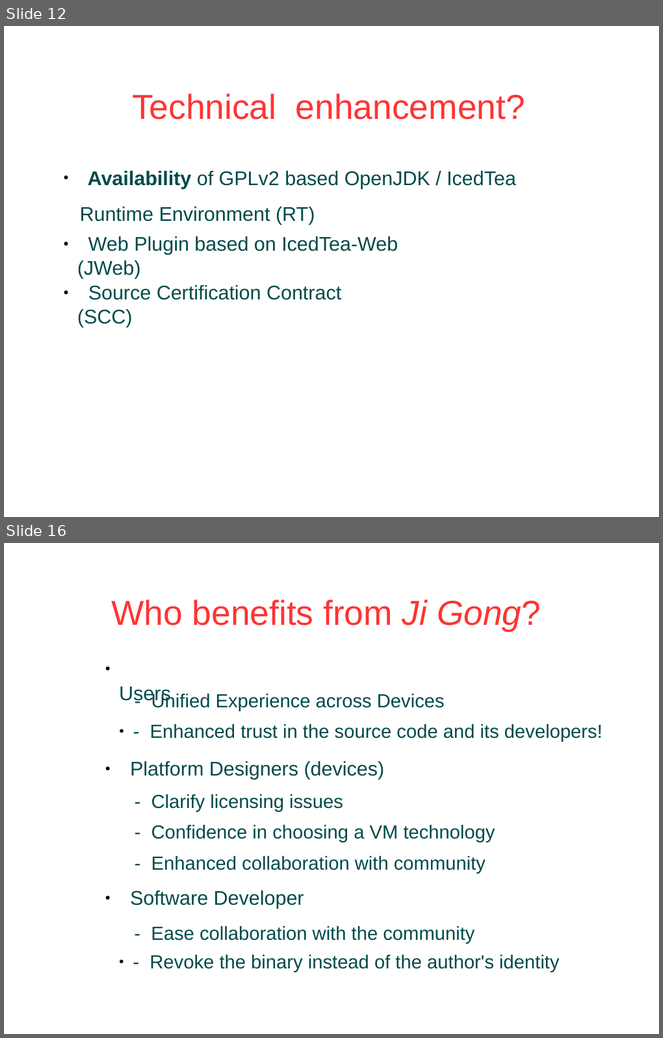
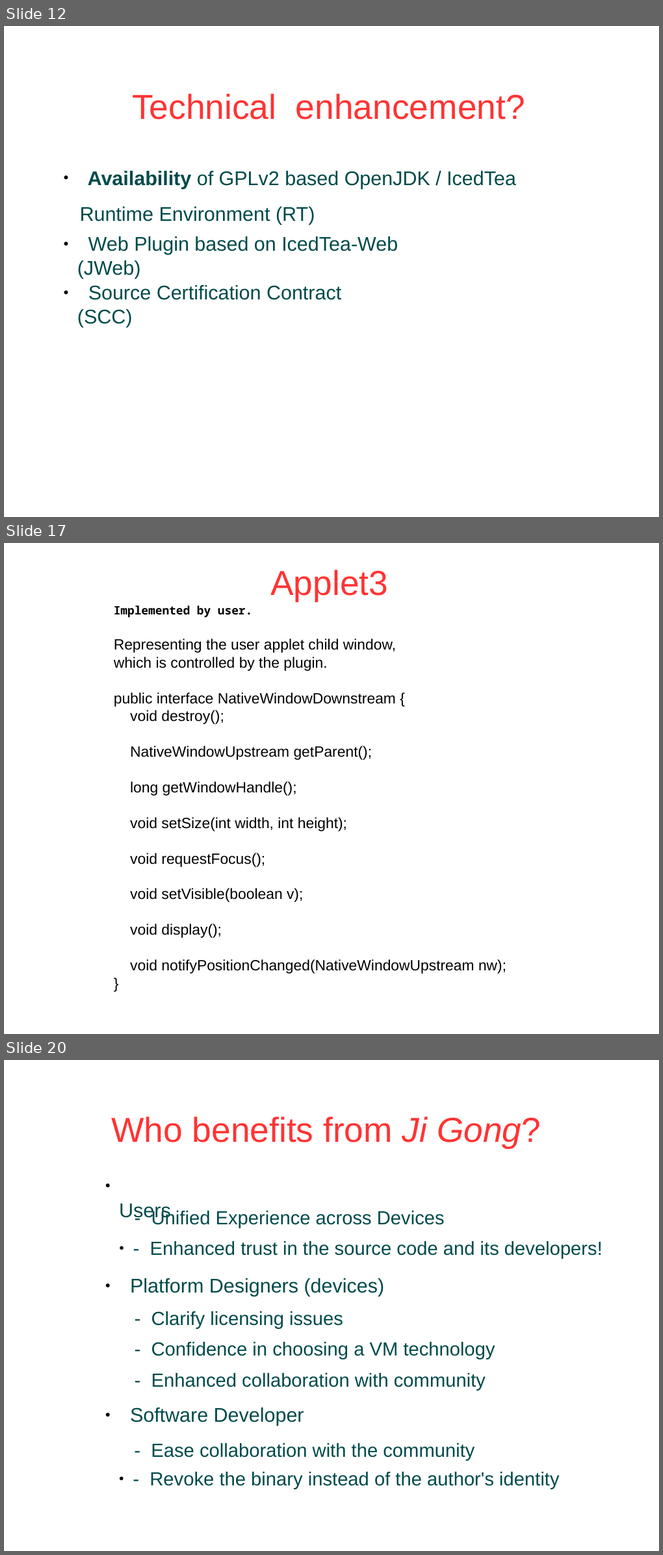
Before and after one commit to JogAmp/jogamp.org, a slide deck: doc/fosdem2014/jogamp-Fosdem2014.odp. Shown one above the other, each under a label of ours: slides 12 and 16 before the commit, slides 12, 17 and 20 after it; the slides between them are not shown. The pictures are 663x1038 and 663x1555 pixels, drawn with LibreOffice and Linux fonts; fonts in the diff are those of the drawing; background and template pictures are left out. Boxes give left, top, right and bottom in pixels: in the first picture for what was removed or moved away, otherwise in the second. Text is boxed around its words. In the diff, an @@ line names an element or a change of style, - is before the commit and + after.

```diff
--- a/doc/fosdem2014/jogamp-Fosdem2014.odp
+++ b/doc/fosdem2014/jogamp-Fosdem2014.odp
@@ slide 17 added at [4, 543, 659, 1034], background #FFFFFF @@
@@ title added at [270, 570, 388, 601], 42 pt, text #FF3333 @@
+Applet3
@@ text added at [114, 605, 506, 974], 18 pt, text #000000 @@
+Implemented by user.
+Representing the user applet child window,
+which is controlled by the plugin.
+public interface NativeWindowDownstream {
+void destroy();
+NativeWindowUpstream getParent();
+long getWindowHandle();
+void setSize(int width, int height);
+void requestFocus();
+void setVisible(boolean v);
+void display();
+void notifyPositionChanged(NativeWindowUpstream nw);
+}
@@ what was slide 16 is now slide 20 @@
```
Also in this commit, not shown: 4 slides changed, 3 other slides added, 1 other file.
